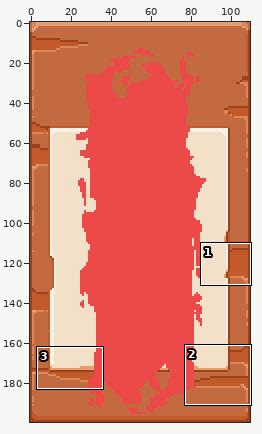
One commit to this sprite sheet: res/UI/CharacterSelect/Slot02.png. Above, an overview of the earlier version with the close-up marked.
Close-up. As it was:
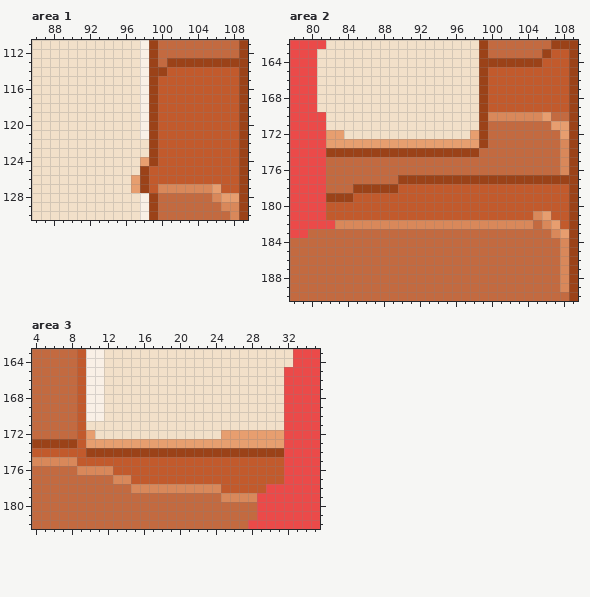
The file is 110x200 pixels. Shown: area 1: x 86..109, y 111..130; area 2: x 78..109, y 162..190; area 3: x 4..35, y 163..182. The commit also changed other parts of the picture, which this record leaves out.
After the commit:
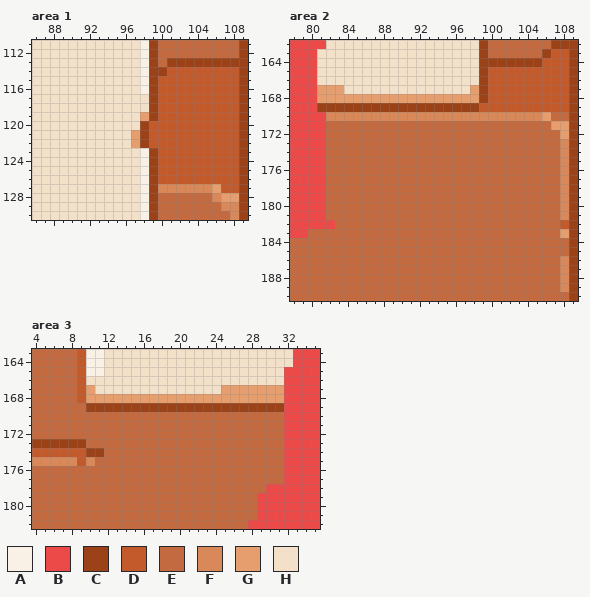
Palette (. is transparent): A #f9f0e6  B #eb4a49  C #9b4218  D #c25a2c  E #c36a40  F #d9885a  G #e79e6f  H #f2e0c9
The edit:
Changed rows in their new state; - is an unchanged pixel.
Area 1:
first column x 97:
117 -H-
118 -H-
119 -G-
120 -CD
121 GCD
122 GCD
123 -A-
124 -A-
125 -AC
126 HAC
127 HAC
Area 2:
first column x 81:
167 GGG--------------G----------
168 GGGGGGGGGGGGGGGGGG----------
169 CCCCCCCCCCCCCCCCCCD---------
170 -FFFFFFFFFFFFFFFFFF---------
171 -EEEEEEEEEEEEEEEEEE---------
172 -EEEEEEEEEEEEEEEEEE---------
173 -EEEEEEEEEEEEEEEEEE---------
174 -EEEEEEEEEEEEEEEEE----------
177 ---------EEEEEEEEEEEEEEEEEEF
178 ----EEEEEEEEEEEEEEEEEEEEEEEF
179 -EEEEEEEEEEEEEEEEEEEEEEEEEEF
180 -EEEEEEEEEEEEEEEEEEEEEEEEEEF
181 -EEEEEEEEEEEEEEEEEEEEEEEEEEF
182 --EEEEEEEEEEEEEEEEEEEEEE-EE-
183 --------------------------E-
184 ---------------------------E
185 ---------------------------E
Area 3:
first column x 9:
166 -HH--------------------
167 -GH-------------GGGGGGG
168 -GGGGGGGGGGGGGGGGGGGGGG
169 ECCCCCCCCCCCCCCCCCCCCCC
170 EEEEEEEEEEEEEEEEEEEEEEE
171 EEEEEEEEEEEEEEEEEEEEEEE
172 EEEEEEEEEEEEEEEEEEEEEEE
173 CEEEEEEEEEEEEEEEEEEEEEE
174 ---EEEEEEEEEEEEEEEEEEEE
175 -FEEEEEEEEEEEEEEEEEEEEE
176 EEEEEEEEEEEEEEEEEEEEEEE
177 ----EEEEEEEEEEEEEEEEEEE
178 ------EEEEEEEEEEEEEEE--
179 ----------------EEEE---
Where, in picture pixels (left, top, right, bottom), the same in both close-ups:
changed: (131, 94, 158, 193)
changed: (317, 85, 569, 256)
changed: (77, 376, 284, 502)
